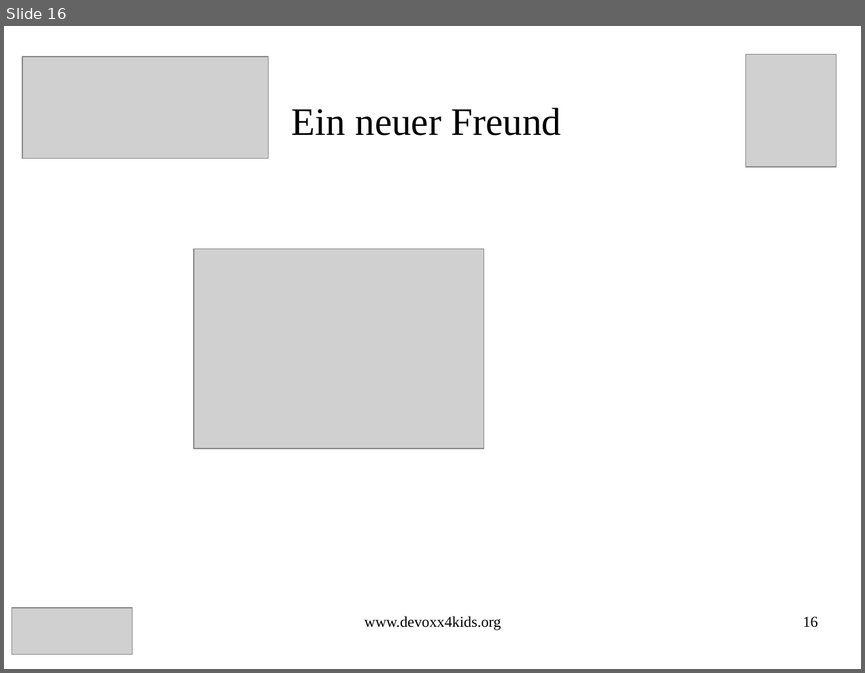
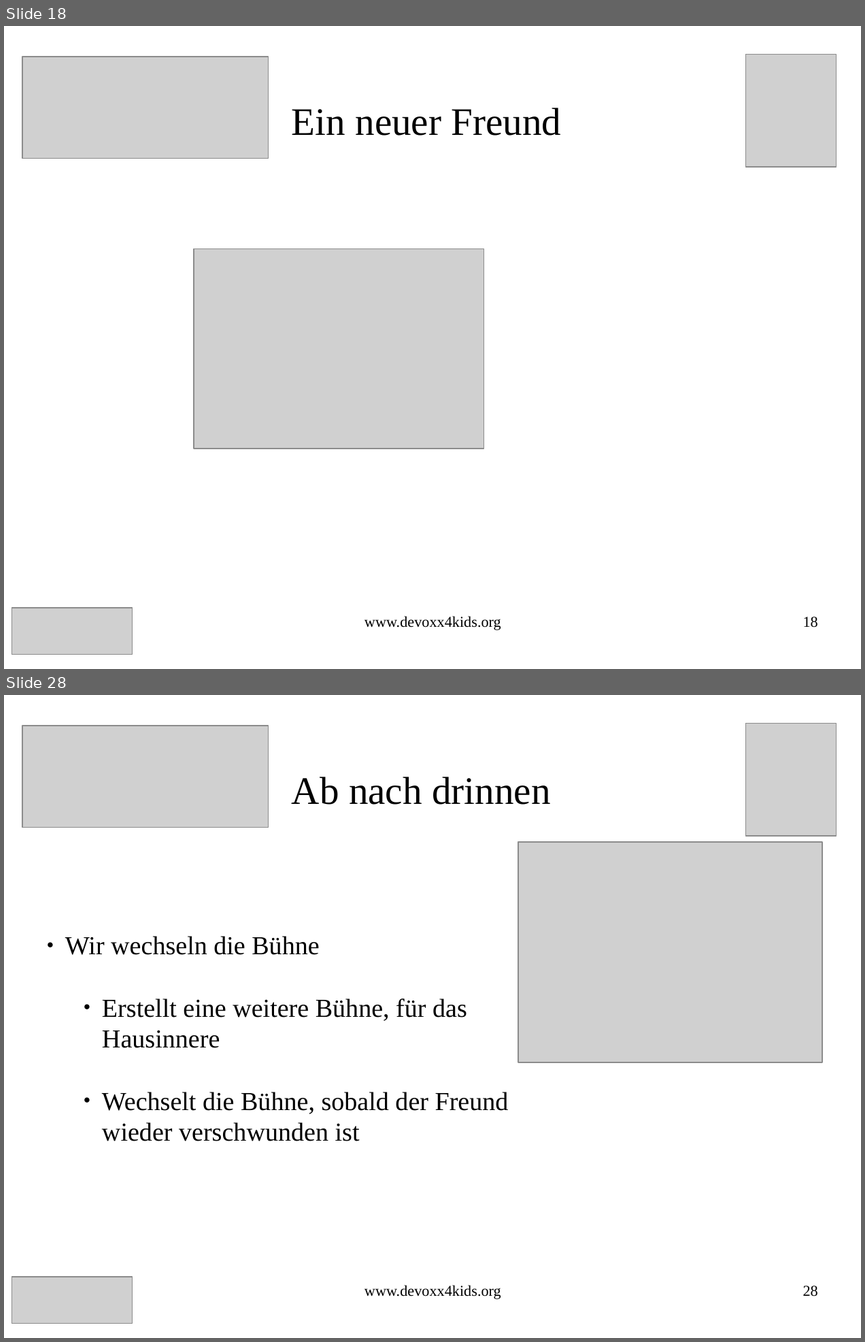
Before and after one commit to Devoxx4KidsDE/workshop-scratch, a slide deck: treasure_hunt/Schatz_Suche_Scratch_Aufgaben.odp. Shown one above the other, each under a label of ours: slide 16 before the commit, slides 18 and 28 after it; the slides between them are not shown. The pictures are 865x673 and 865x1342 pixels, drawn with LibreOffice and Linux fonts; fonts in the diff are those of the drawing; grey boxes stand for pictures. Boxes give left, top, right and bottom in pixels: in the first picture for what was removed or moved away, otherwise in the second. Text is boxed around its words. In the diff, an @@ line names an element or a change of style, - is before the commit and + after.

```diff
--- a/treasure_hunt/Schatz_Suche_Scratch_Aufgaben.odp
+++ b/treasure_hunt/Schatz_Suche_Scratch_Aufgaben.odp
@@ slide 28 added at (4, 695, 861, 1338), background #FFFFFF @@
@@ picture added at (22, 726, 269, 827) @@
@@ picture added at (746, 724, 837, 836) @@
@@ title added at (292, 777, 550, 804), 36 pt, text #000000 @@
+Ab nach drinnen
@@ picture added at (518, 842, 822, 1062) @@
@@ subtitle added at (65, 936, 509, 1141), 24 pt, text #000000 @@
+● Wir wechseln die Bühne
+    ● Erstellt eine weitere Bühne, für das
+    Hausinnere
+    ● Wechselt die Bühne, sobald der Freund
+    wieder verschwunden ist
@@ picture added at (11, 1276, 133, 1323) @@
@@ text added at (364, 1285, 501, 1299), 14 pt, text #000000 @@
+www.devoxx4kids.org
@@ page number added at (803, 1285, 818, 1296), 14 pt, text #000000 @@
+28
@@ what was slide 16 is now slide 18 @@
@@ page number at (803, 616, 818, 627): text changed @@
-16
+18
```
Also in this commit, not shown: 14 slides changed, 19 other slides added, 1 other file.
